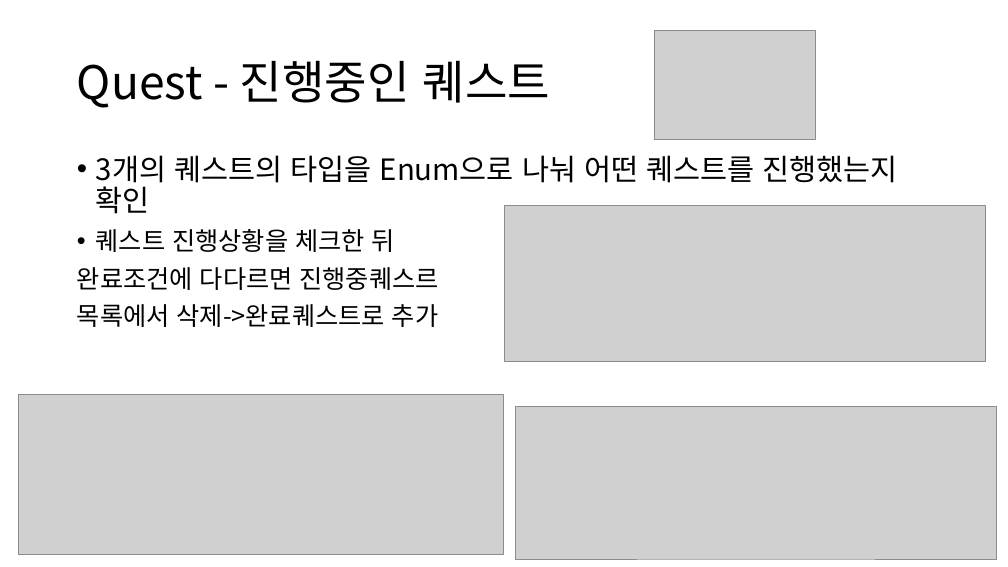
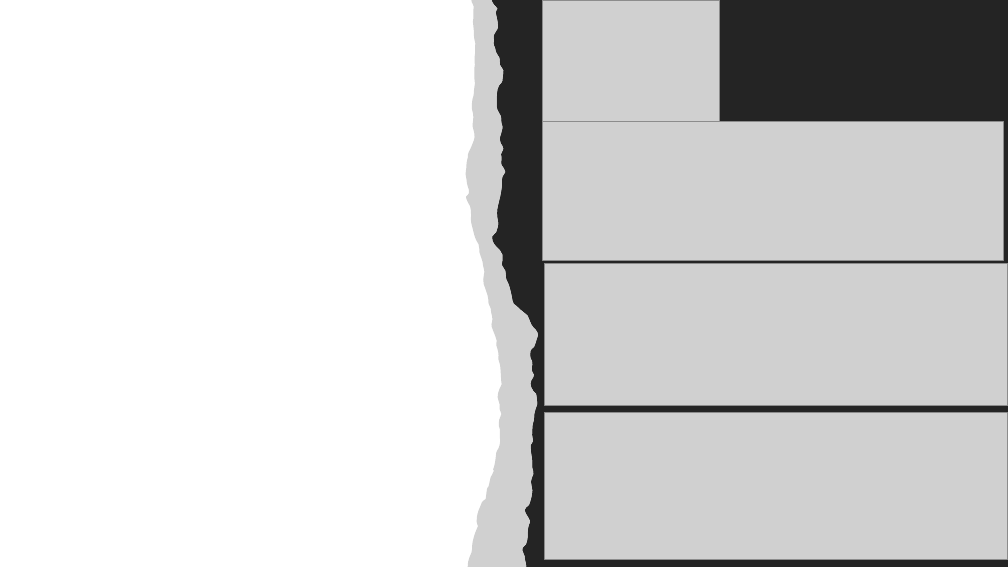
Before and after one commit to sh010207/TextRPG, a slide deck: slide 21 of 수조.pptx (slide 22 before the commit). Drawn at 1008x567 pixels with LibreOffice and Linux fonts; fonts in the diff are those of the drawing; grey boxes stand for pictures. Boxes give left, top, right and bottom in pixels: in the first picture for what was removed or moved away, otherwise in the second. Text is boxed around its words. In the diff, an @@ line names an element or a change of style, - is before the commit and + after.

```diff
--- a/수조.pptx
+++ b/수조.pptx
@@ group added at <box>466,0,1008,567</box>: 3 freeform shapes, 1 picture @@
@@ picture: place and size @@
-picture at <box>655,30,816,139</box>
+picture at <box>542,0,720,122</box>
@@ title removed at <box>77,60,550,108</box> @@
-Quest - 진행중인 퀘스트
@@ picture: place and size @@
-picture at <box>18,395,504,555</box>
+picture at <box>542,122,1003,260</box>
@@ text removed at <box>77,155,898,327</box> @@
-• 3개의 퀘스트의 타입을 Enum으로 나눠 어떤 퀘스트를 진행했는지 확인
-• 퀘스트 진행상황을 체크한 뒤
-완료조건에 다다르면 진행중퀘스르
-목록에서 삭제->완료퀘스트로 추가
@@ picture: place and size @@
-picture at <box>504,206,985,361</box>
+picture at <box>545,263,1008,405</box>
@@ picture: place and size @@
-picture at <box>516,406,997,559</box>
+picture at <box>545,413,1008,560</box>
```
Also in this commit, not shown: 20 other slides changed, 1 slide added, 2 slides removed.
